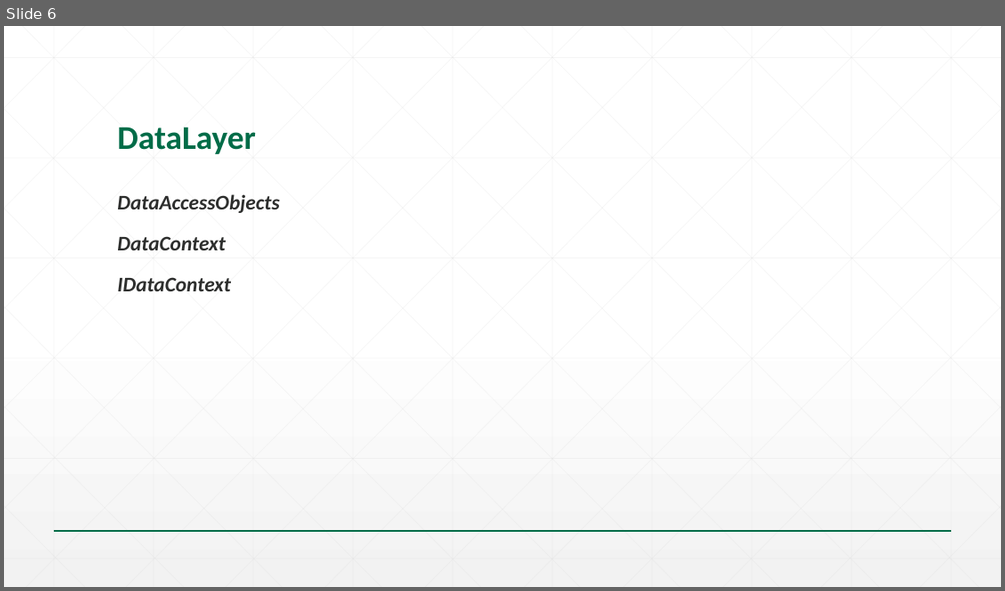
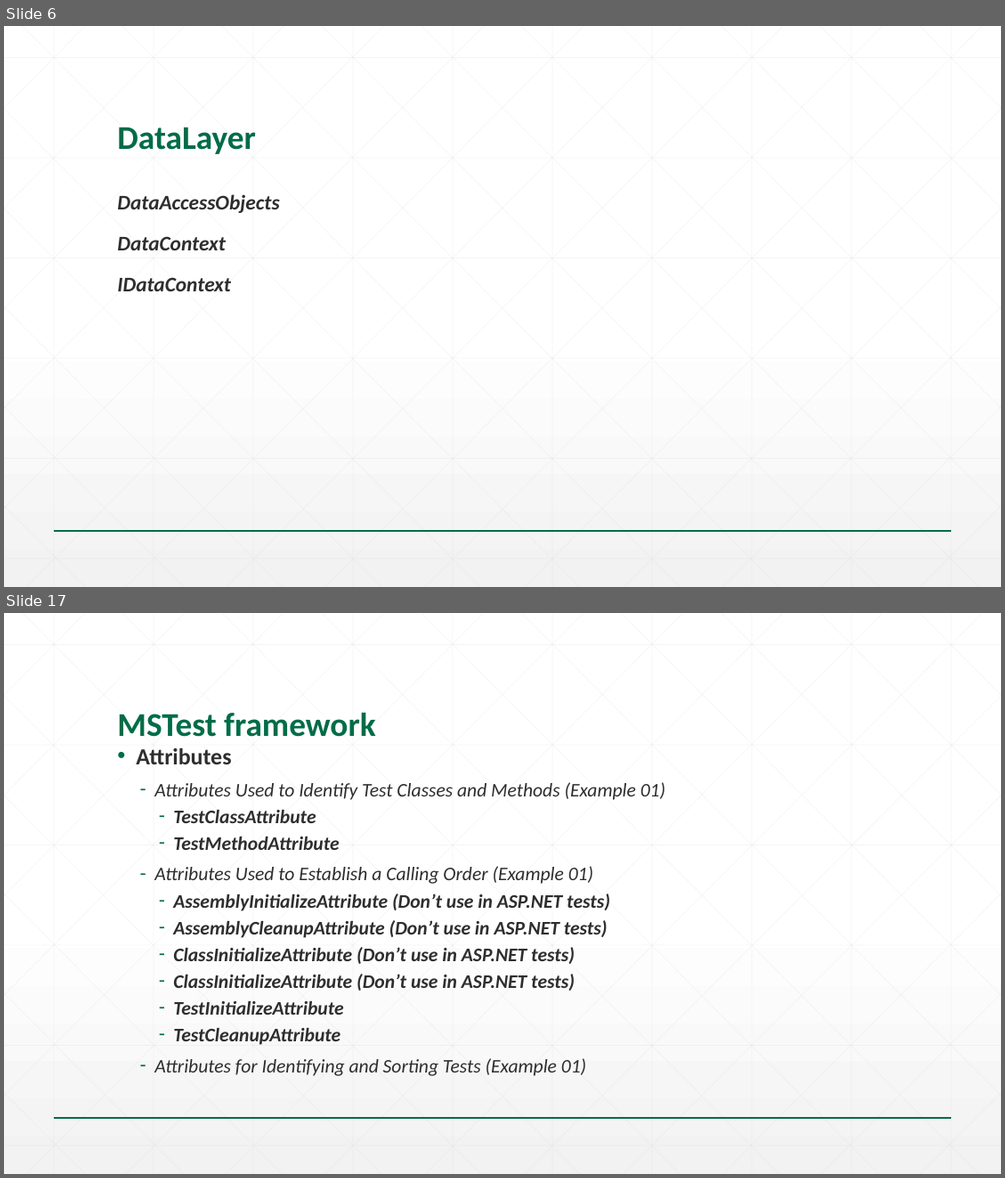
Before and after one commit to goce-kalamadevski/svs-talent-2015, a slide deck: 04-SPA/Slides/01.02-Seavus Talent Program_SPA.pptx. Shown one above the other, each under a label of ours: slide 6 before the commit, slides 6 and 17 after it; the slides between them are not shown. The pictures are 1005x591 and 1005x1178 pixels, drawn with LibreOffice and Linux fonts; fonts in the diff are those of the drawing; background and template pictures are left out. Boxes give left, top, right and bottom in pixels: in the first picture for what was removed or moved away, otherwise in the second. Text is boxed around its words. In the diff, an @@ line names an element or a change of style, - is before the commit and + after.

```diff
--- a/04-SPA/Slides/01.02-Seavus Talent Program_SPA.pptx
+++ b/04-SPA/Slides/01.02-Seavus Talent Program_SPA.pptx
@@ slide 17 added at bbox=[4, 613, 1001, 1174], background gradient #FFFFFF to #F2F2F2; not listed: 47 template elements that a slide beside it also shows @@
@@ title added at bbox=[117, 712, 375, 737], 32 pt, text #016C48, bold @@
+MSTest framework
@@ text added at bbox=[136, 748, 665, 1076], 18.5 pt, text #2D2E2D, bold, italic @@
+• Attributes
+  – Attributes Used to Identify Test Classes and Methods (Example 01)
+    – TestClassAttribute
+    – TestMethodAttribute
+  – Attributes Used to Establish a Calling Order (Example 01)
+    – AssemblyInitializeAttribute (Don’t use in ASP.NET tests)
+    – AssemblyCleanupAttribute (Don’t use in ASP.NET tests)
+    – ClassInitializeAttribute (Don’t use in ASP.NET tests)
+    – ClassInitializeAttribute (Don’t use in ASP.NET tests)
+    – TestInitializeAttribute
+    – TestCleanupAttribute
+  – Attributes for Identifying and Sorting Tests (Example 01)
```
Also in this commit, not shown: 1 slide changed, 15 other slides added, 3 other files.
